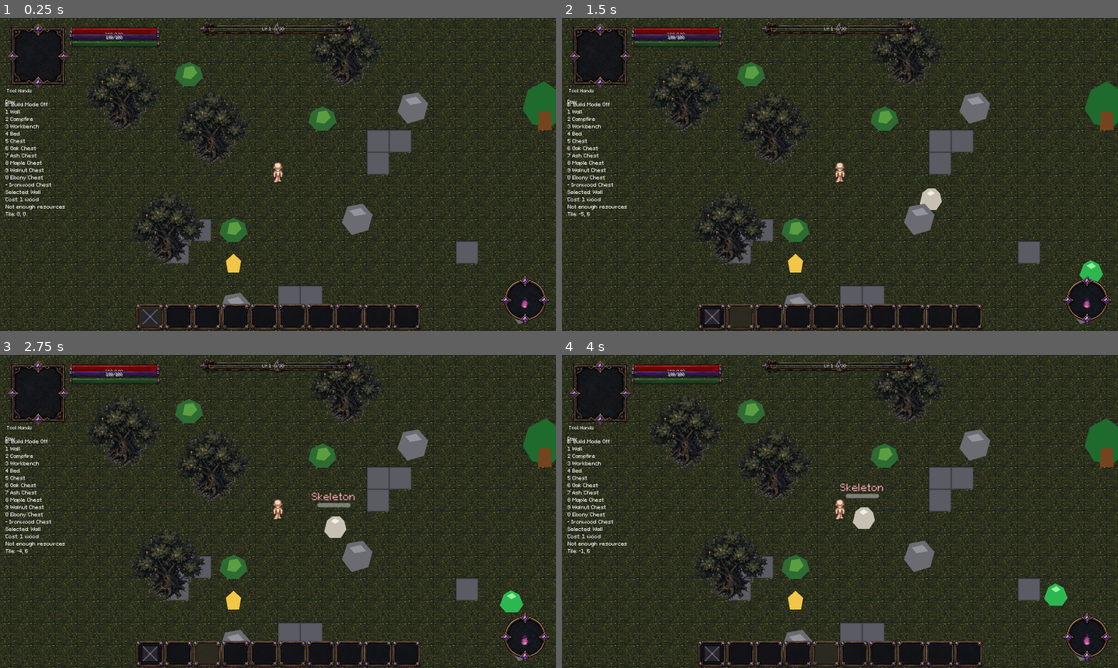
Above: before the commit, frames 1-4 (two rows, left to right).
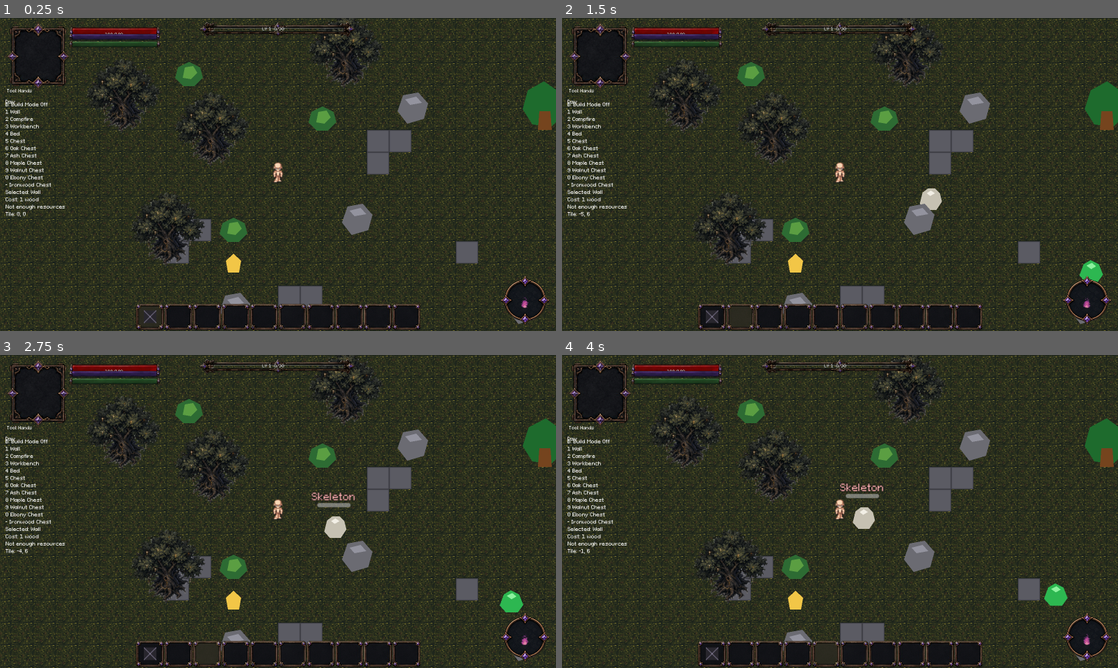
Above: after the commit, the same moments.

Repository: ramonsamagaio/Oathwake-Main
Game: Godot game, scene res://scenes/Main.tscn
Two runs of this game, one before a commit and one after it. Both use one fixed random seed, a clock stepped at 60 frames per second and the inputs below. This scene is started directly instead of the project's main scene.
Inputs (mouse positions are in pixels of both pictures, inside the frame that each line leads up to):
- Up to frame 1 (0.25 s): no input
- Up to frame 2 (1.5 s): click (712, 315) at 0.5 s; click (739, 315) at 1.25 s
- Up to frame 3 (2.75 s): click (205, 652) at 2 s
- Up to frame 4 (4 s): click (795, 655) at 2.75 s; click (828, 652) at 3.5 s

The runs differ from the first frame. In frame 1, less than 0.1% of the frame differs, in the area x 19-29%, y 5-98%; in frame 2, less than 0.1%; in frame 3, less than 0.1%; in frame 4, less than 0.1%.

Commit message:
AindaAjustesiNVENTORY

Diff:
--- a/scripts/ui/HUDStatusUI.gd
+++ b/scripts/ui/HUDStatusUI.gd
@@ -55,15 +55,11 @@
 func set_mana(current_mana: int, max_mana: int) -> void:
 	var safe_max := maxi(max_mana, 1)
 	_set_clip_ratio(_mana_clip, _mana_width, float(current_mana) / float(safe_max))
-	if _mana_label != null:
-		_mana_label.text = "%d/%d" % [current_mana, safe_max]
 
 
 func set_stamina(current_stamina: int, max_stamina: int) -> void:
 	var safe_max := maxi(max_stamina, 1)
 	_set_clip_ratio(_stamina_clip, _stamina_width, float(current_stamina) / float(safe_max))
-	if _stamina_label != null:
-		_stamina_label.text = "%d/%d" % [current_stamina, safe_max]
 
 
 func set_xp(current_xp: int, xp_to_next_level: int, level: int) -> void:
@@ -90,11 +86,13 @@
 	_mana_width = mana_rect.size.x
 	_mana_clip = _add_fill_bar(MANA_BAR_PATH, mana_rect)
 	_mana_label = _add_bar_label(mana_rect, 10)
+	_mana_label.visible = false
 
 	var stamina_rect := _get_rect("hud.stamina_bar", Rect2(196, 26, 270, 63))
 	_stamina_width = stamina_rect.size.x
 	_stamina_clip = _add_fill_bar(STAMINA_BAR_PATH, stamina_rect)
 	_stamina_label = _add_bar_label(stamina_rect, 10)
+	_stamina_label.visible = false
 
 	var xp_fill_rect := _get_rect("hud.xp_bar_fill", Rect2(595, 29, 417, 61))
 	_xp_width = xp_fill_rect.size.x
--- a/scripts/ui/HotbarUI.gd
+++ b/scripts/ui/HotbarUI.gd
@@ -262,11 +262,11 @@
 	quantity_label.mouse_filter = Control.MOUSE_FILTER_IGNORE
 	quantity_label.horizontal_alignment = HORIZONTAL_ALIGNMENT_RIGHT
 	quantity_label.vertical_alignment = VERTICAL_ALIGNMENT_BOTTOM
-	quantity_label.clip_text = true
+	quantity_label.clip_text = false
 	quantity_label.autowrap_mode = TextServer.AUTOWRAP_OFF
 	quantity_label.z_index = 6
 	slot.add_child(quantity_label)
-	OathwakeTextStyle.apply_profile_to_label(quantity_label, "item_quantity", null, 13, 1)
+	OathwakeTextStyle.apply_profile_to_label(quantity_label, "item_quantity", null, 14, 1)
 	quantity_label.add_theme_color_override("font_shadow_color", Color(0, 0, 0, 0.95))
 	quantity_label.add_theme_constant_override("shadow_offset_x", 1)
 	quantity_label.add_theme_constant_override("shadow_offset_y", 1)
@@ -276,7 +276,7 @@
 func _layout_slot_overlay(slot: Button) -> void:
 	var icon := slot.get_node_or_null("ItemIcon") as TextureRect
 	if icon != null:
-		var margin := Vector2(slot.size.x * 0.15, slot.size.y * 0.15)
+		var margin := Vector2(slot.size.x * 0.2, slot.size.y * 0.2)
 		icon.position = margin
 		icon.size = Vector2(maxf(0.0, slot.size.x - margin.x * 2.0), maxf(0.0, slot.size.y - margin.y * 2.0))
 
--- a/scripts/ui/InventorySlot.gd
+++ b/scripts/ui/InventorySlot.gd
@@ -90,13 +90,14 @@
 
 	drag_started.emit(slot_index, inventory_id)
 
-	var preview := Button.new()
-	preview.text = ""
-	preview.icon = _item_icon.texture if _item_icon != null else null
-	preview.expand_icon = true
-	preview.custom_minimum_size = Vector2(56, 48)
-	preview.disabled = true
-	OathwakeUISkin.apply_slot_button(preview, "selected")
+	var preview_texture := _item_icon.texture if _item_icon != null else null
+	var preview := TextureRect.new()
+	preview.mouse_filter = Control.MOUSE_FILTER_IGNORE
+	preview.expand_mode = TextureRect.EXPAND_IGNORE_SIZE
+	preview.stretch_mode = TextureRect.STRETCH_KEEP_ASPECT_CENTERED
+	preview.texture = preview_texture
+	preview.custom_minimum_size = Vector2(48, 48)
+	preview.size = Vector2(48, 48)
 	set_drag_preview(preview)
 	return {
 		"type": "inventory_slot",
@@ -155,7 +156,7 @@
 		_quantity_label.horizontal_alignment = HORIZONTAL_ALIGNMENT_RIGHT
 		_quantity_label.vertical_alignment = VERTICAL_ALIGNMENT_BOTTOM
 		_quantity_label.autowrap_mode = TextServer.AUTOWRAP_OFF
-		_quantity_label.clip_text = true
+		_quantity_label.clip_text = false
 		_quantity_label.z_index = 6
 		add_child(_quantity_label)
 		OathwakeTextStyle.apply_profile_to_label(_quantity_label, "item_quantity", null, 13, 1)
@@ -168,7 +169,7 @@
 	if _item_icon == null or _quantity_label == null:
 		return
 
-	var icon_margin := Vector2(size.x * 0.15, size.y * 0.15)
+	var icon_margin := Vector2(size.x * 0.2, size.y * 0.2)
 	_item_icon.position = icon_margin
 	_item_icon.size = Vector2(maxf(0.0, size.x - icon_margin.x * 2.0), maxf(0.0, size.y - icon_margin.y * 2.0))
 
@@ -179,6 +180,7 @@
 		var label_width := minf(maxf(18.0, size.x * 0.46), maxf(18.0, size.x - 4.0))
 		_quantity_label.size = Vector2(label_width, 16.0)
 		_quantity_label.position = Vector2(maxf(2.0, size.x - label_width - 4.0), maxf(2.0, size.y - 18.0))
+		_quantity_label.clip_text = false
 	else:
 		_quantity_label.text = ""
 
--- a/scripts/ui/InventoryUI.gd
+++ b/scripts/ui/InventoryUI.gd
@@ -49,6 +49,8 @@
 var _hover_frame: TextureRect
 var _select_frame: TextureRect
 var _drag_handle: Control
+var _hover_offset := Vector2.ZERO
+var _select_offset := Vector2.ZERO
 
 
 func set_equipment_system(new_equipment_system) -> void:
@@ -186,12 +188,15 @@
 	_hover_frame = _make_frame_texture(INVENTORY_HOVER_TEXTURE_PATH, "inventory.hover_frame")
 	_hover_frame.visible = false
 	var hover_rect := _get_layout_rect("inventory.hover_frame", Rect2(window_rect.position + Vector2(245, 374), Vector2(53, 51)))
+	var reference_slot_rect := _get_layout_rect("inventory.slot_01_clickbox", _get_inventory_slot_rect(0, window_rect))
+	_hover_offset = hover_rect.position - reference_slot_rect.position
 	_hover_frame.size = hover_rect.size
 	_window_panel.add_child(_hover_frame)
 
 	_select_frame = _make_frame_texture(INVENTORY_SELECT_TEXTURE_PATH, "inventory.select_frame")
 	_select_frame.visible = false
 	var select_rect := _get_layout_rect("inventory.select_frame", Rect2(window_rect.position + Vector2(236, 57), Vector2(71, 71)))
+	_select_offset = select_rect.position - reference_slot_rect.position
 	_select_frame.size = select_rect.size
 	_window_panel.add_child(_select_frame)
 
@@ -277,9 +282,8 @@
 func _place_frame_on_slot(frame: TextureRect, slot: Control) -> void:
 	if frame == null or slot == null:
 		return
-	var frame_size := frame.size
-	var centered_position := slot.position + (slot.size * 0.5) - (frame_size * 0.5)
-	frame.position = centered_position
+	var offset := _hover_offset if frame == _hover_frame else _select_offset
+	frame.position = slot.position + offset
 
 
 func _on_use_selected_pressed() -> void:
